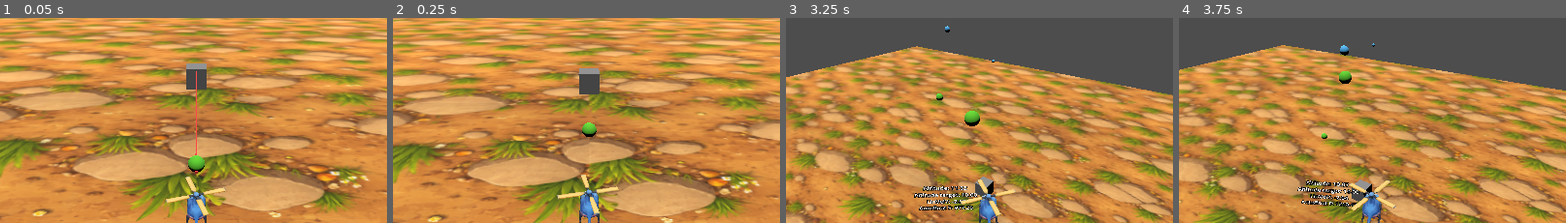
Above: before the commit, frames 1-4 (left to right).
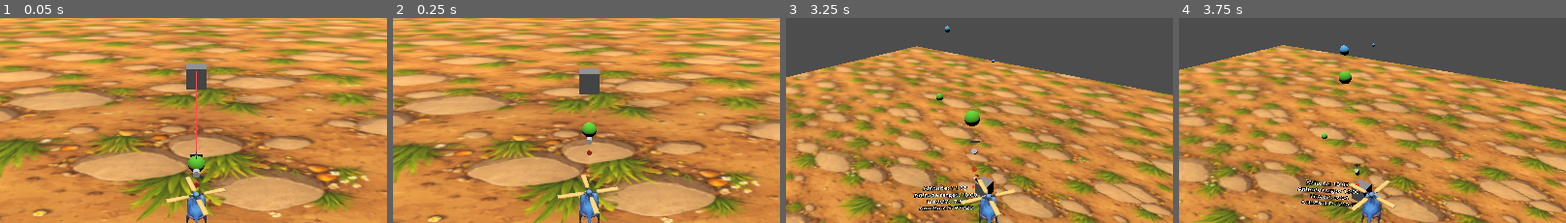
Above: after the commit, the same moments.

Repository: tokkoro/hordecopter
Game: Godot game, scene res://theworld.tscn
Same seed, same stepped clock (60 frames per second), same inputs: the game is played once before the commit and once after it.
Inputs:
- Up to frame 1 (0.05 s): no input
- Up to frame 2 (0.25 s): no input
- Up to frame 3 (3.25 s): hold D (p1_thrust_right) 0.53-1.28 s; hold Q (p1_rotate_ccw) 0.53-1.28 s; hold S (p1_thurst_backward) 1.28-2.03 s; tap E (p1_rotate_cw) at 1.35 s; hold D (p1_thrust_right) 2.03-2.78 s; tap G (p1_show_info_toggle) at 2.1 s; hold W (p1_thrust_forward) from 2.78 s (still down); tap Q (p1_rotate_ccw) at 2.85 s
- Up to frame 4 (3.75 s): release W (p1_thrust_forward) at 3.53 s; hold A (p1_thurst_left) from 3.53 s (still down); hold E (p1_rotate_cw) from 3.53 s (still down)
The pictures show only the part of the screen within x 25-75%, y 9-59%; the shares and areas given below are measured in that part.

The runs differ from the first frame. In frame 1, 0.1% of the frame differs, in the area x 49-53%, y 65-84%; in frame 2, less than 0.1%; in frame 3, 0.1%; in frame 4, less than 0.1%.

Commit message:
feat(weapons): refine homing missile rocket

Diff:
--- a/hordecopter-godot/weapons/homing_missile.tscn
+++ b/hordecopter-godot/weapons/homing_missile.tscn
@@ -3,33 +3,34 @@
 [ext_resource type="Script" uid="uid://cv1xcl1f2cxtd" path="res://weapons/homing_missile.gd" id="1_missile"]
 
 [sub_resource type="CylinderMesh" id="CylinderMesh_rocket_body"]
-top_radius = 0.08
-bottom_radius = 0.08
-height = 0.6
+top_radius = 0.09
+bottom_radius = 0.1
+height = 1.0
 radial_segments = 12
 
 [sub_resource type="StandardMaterial3D" id="StandardMaterial3D_body"]
 albedo_color = Color(0.82, 0.84, 0.88, 1)
 
-[sub_resource type="ConeMesh" id="ConeMesh_rocket_nose"]
-radius = 0.09
-height = 0.2
+[sub_resource type="CylinderMesh" id="CylinderMesh_rocket_nose"]
+top_radius = 0.0
+bottom_radius = 0.1
+height = 0.3
 radial_segments = 12
 
 [sub_resource type="StandardMaterial3D" id="StandardMaterial3D_nose"]
 albedo_color = Color(0.9, 0.28, 0.18, 1)
 
 [sub_resource type="BoxMesh" id="BoxMesh_rocket_fin"]
-size = Vector3(0.02, 0.12, 0.06)
+size = Vector3(0.02, 0.16, 0.08)
 
 [sub_resource type="StandardMaterial3D" id="StandardMaterial3D_fin"]
 albedo_color = Color(0.22, 0.22, 0.24, 1)
 
 [sub_resource type="QuadMesh" id="QuadMesh_flame"]
-size = Vector2(0.06, 0.06)
+size = Vector2(0.08, 0.08)
 
 [sub_resource type="Gradient" id="Gradient_flame"]
-colors = PackedColorArray(Color(1, 0.9, 0.6, 0.7), Color(1, 0.4, 0.1, 0.9), Color(0.1, 0.1, 0.1, 0))
+colors = PackedColorArray(1, 0.9, 0.6, 0.7, 1, 0.4, 0.1, 0.9, 0.1, 0.1, 0.1, 0)
 offsets = PackedFloat32Array(0, 0.4, 1)
 
 [sub_resource type="GradientTexture1D" id="GradientTexture1D_flame"]
@@ -37,15 +38,15 @@
 
 [sub_resource type="ParticleProcessMaterial" id="ParticleProcessMaterial_flame"]
 color_ramp = SubResource("GradientTexture1D_flame")
-initial_velocity = 2.4
-spread = 18.0
+initial_velocity = 2.8
+spread = 20.0
 direction = Vector3(0, 0, 1)
-scale_min = 0.04
-scale_max = 0.1
+scale_min = 0.05
+scale_max = 0.12
 
 [sub_resource type="CapsuleShape3D" id="CapsuleShape3D_rocket"]
-radius = 0.09
-height = 0.6
+radius = 0.1
+height = 1.0
 
 [node name="HomingMissile" type="Area3D"]
 script = ExtResource("1_missile")
@@ -58,36 +59,36 @@
 material_override = SubResource("StandardMaterial3D_body")
 
 [node name="Nose" type="MeshInstance3D" parent="Visuals"]
-position = Vector3(0, 0, -0.4)
-mesh = SubResource("ConeMesh_rocket_nose")
+position = Vector3(0, 0, -0.65)
+mesh = SubResource("CylinderMesh_rocket_nose")
 material_override = SubResource("StandardMaterial3D_nose")
 
 [node name="FinLeft" type="MeshInstance3D" parent="Visuals"]
-position = Vector3(-0.08, 0, 0.22)
+position = Vector3(-0.1, 0, 0.34)
 rotation_degrees = Vector3(0, 0, 90)
 mesh = SubResource("BoxMesh_rocket_fin")
 material_override = SubResource("StandardMaterial3D_fin")
 
 [node name="FinRight" type="MeshInstance3D" parent="Visuals"]
-position = Vector3(0.08, 0, 0.22)
+position = Vector3(0.1, 0, 0.34)
 rotation_degrees = Vector3(0, 0, 90)
 mesh = SubResource("BoxMesh_rocket_fin")
 material_override = SubResource("StandardMaterial3D_fin")
 
 [node name="FinTop" type="MeshInstance3D" parent="Visuals"]
-position = Vector3(0, 0.08, 0.22)
+position = Vector3(0, 0.1, 0.34)
 mesh = SubResource("BoxMesh_rocket_fin")
 material_override = SubResource("StandardMaterial3D_fin")
 
 [node name="FinBottom" type="MeshInstance3D" parent="Visuals"]
-position = Vector3(0, -0.08, 0.22)
+position = Vector3(0, -0.1, 0.34)
 mesh = SubResource("BoxMesh_rocket_fin")
 material_override = SubResource("StandardMaterial3D_fin")
 
 [node name="FlameTrail" type="GPUParticles3D" parent="Visuals"]
-position = Vector3(0, 0, 0.36)
-amount = 22
-lifetime = 0.3
+position = Vector3(0, 0, 0.6)
+amount = 26
+lifetime = 0.32
 process_material = SubResource("ParticleProcessMaterial_flame")
 end_cap_mode = 1
 emitting = true
